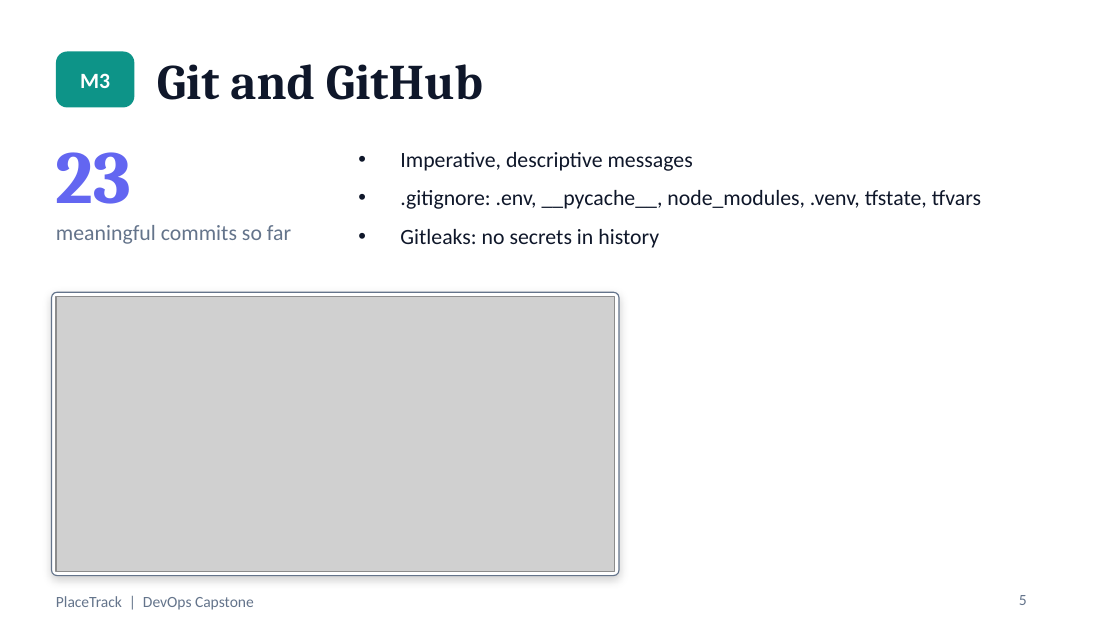
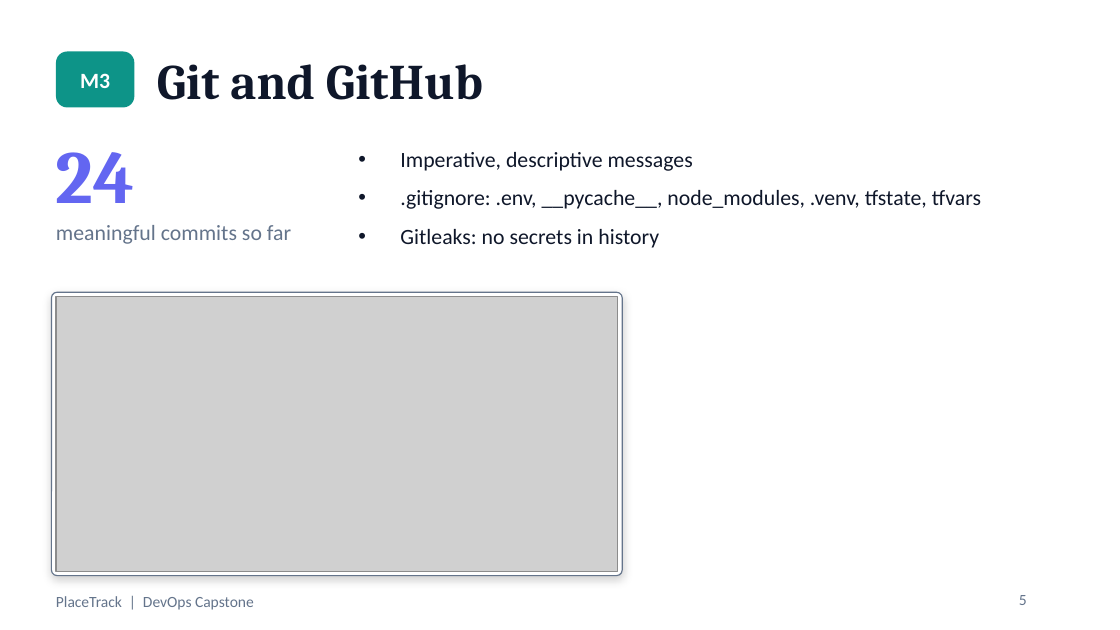
Before and after one commit to Raghavendra1729-cell/placetrack-devops-capstone, a slide deck: slide 5 of docs/PlaceTrack-Capstone.pptx. Drawn at 1120x630 pixels with LibreOffice and Linux fonts; fonts in the diff are those of the drawing; grey boxes stand for pictures. Boxes give left, top, right and bottom in pixels: in the first picture for what was removed or moved away, otherwise in the second. Text is boxed around its words. In the diff, an @@ line names an element or a change of style, - is before the commit and + after.

```diff
--- a/docs/PlaceTrack-Capstone.pptx
+++ b/docs/PlaceTrack-Capstone.pptx
@@ text at box(56, 152, 135, 203): text changed @@
-23
+24
@@ rounded rectangle: place and size @@
-rounded rectangle at box(52, 292, 619, 576)
+rounded rectangle at box(52, 292, 623, 576)
```
Also in this commit, not shown: 2 other slides changed, 10 other files.
